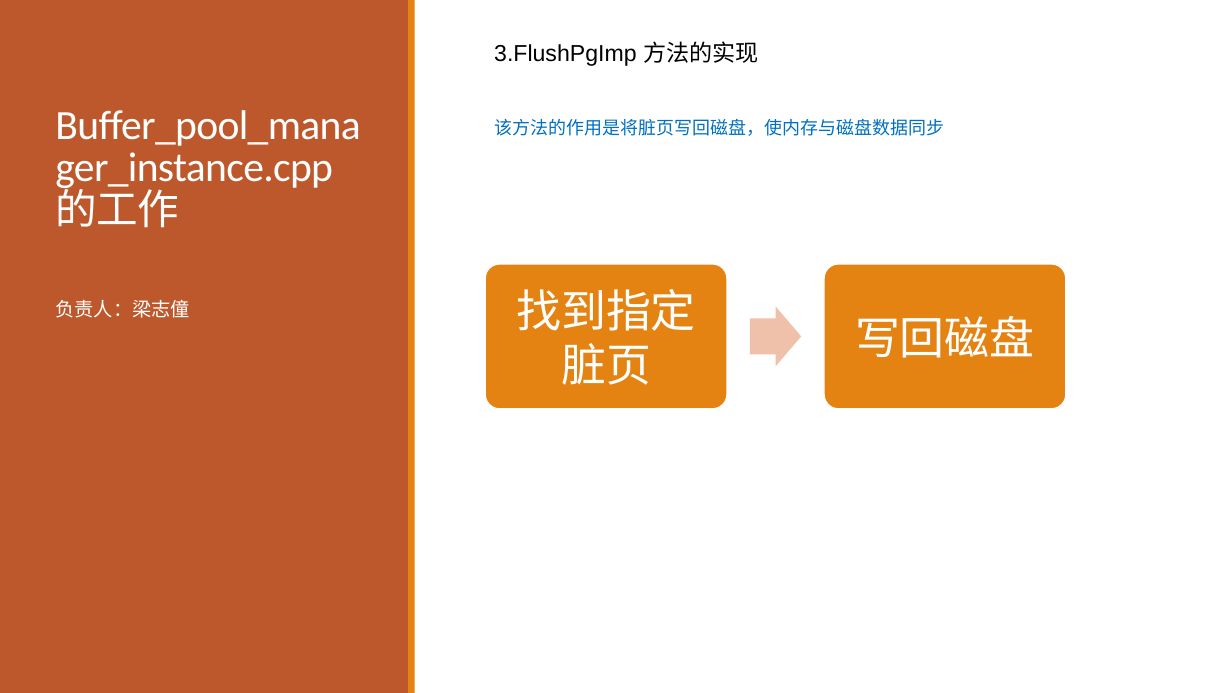
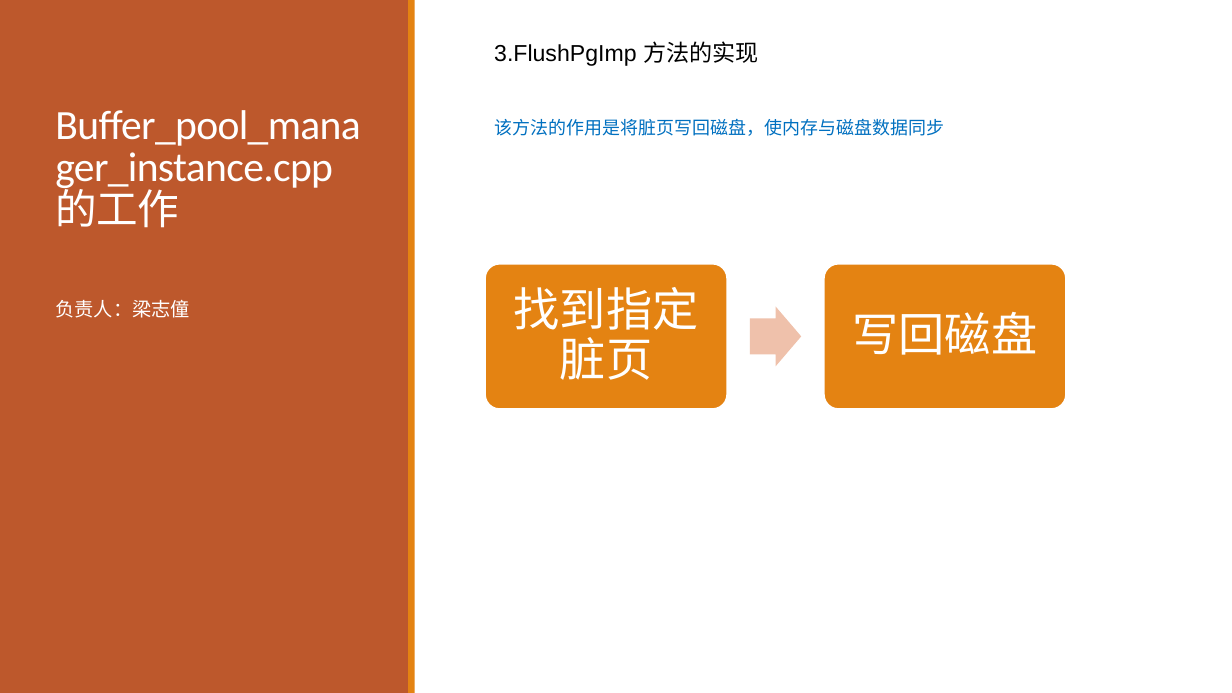
Before and after one commit to SDataBaseGroup/Database-lab, a slide deck: slide 17 of 缓冲区管理器与B+树的总ppt.pptx. Drawn at 1232x693 pixels with LibreOffice and Linux fonts; fonts in the diff are those of the drawing. Boxes give left, top, right and bottom in pixels: in the first picture for what was removed or moved away, otherwise in the second. Text is boxed around its words. In the diff, an @@ line names an element or a change of style, - is before the commit and + after.

```diff
--- a/缓冲区管理器与B+树的总ppt.pptx
+++ b/缓冲区管理器与B+树的总ppt.pptx
@@ text "找到指定脏页" at (514,287,699,380): size 35 to 36 pt; line spacing 1 to 0.9 @@
@@ text "写回磁盘" at (853,312,1038,355): size 35 to 36 pt; line spacing 1 to 0.9 @@
```
Also in this commit, not shown: 13 other slides changed, 5 slides added.
